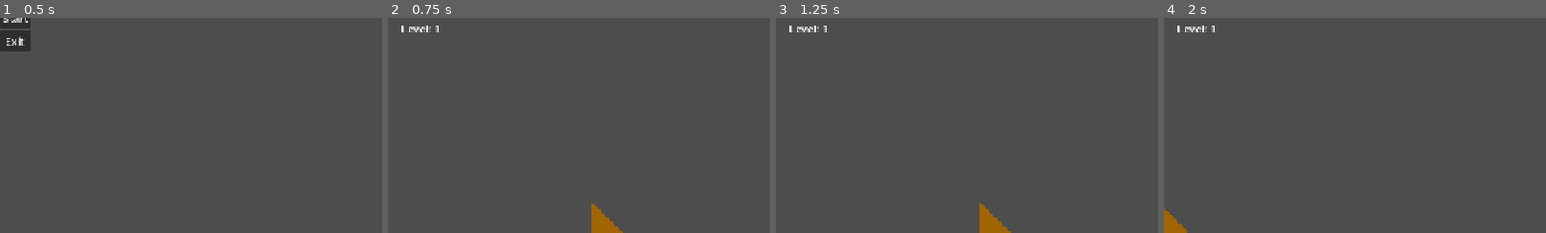
Above: before the commit, frames 1-4 (left to right).
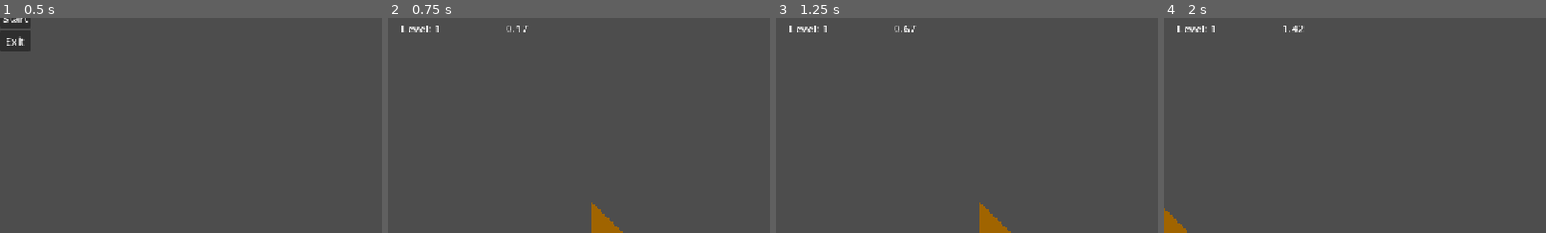
Above: after the commit, the same moments.

Repository: Mareruma/Bounce-Back
Game: Godot game, scene res://Scenes/game.tscn
The game is run twice, just before and just after one commit, with the same random seed, the same clock (stepped at 60 frames per second) and the same inputs.
Inputs:
- Up to frame 1 (0.5 s): no input
- Up to frame 2 (0.75 s): click "Start" at 0.5 s
- Up to frame 3 (1.25 s): no input
- Up to frame 4 (2 s): tap Enter (ui_accept) at 1.25, 1.52 s; hold Right (ui_right) from 1.28 s (still down); tap F (kick) at 1.35 s
The pictures show only the part of the screen within x 0-50%, y 2-52%; the shares and areas given below are measured in that part.

Frame 1 is identical in both runs. In frame 2, less than 0.1% of the frame differs, in the area x 31-37%, y 3-7%; in frame 3, less than 0.1%; in frame 4, less than 0.1%.

Commit message:
added timer

Diff:
--- a/Scenes/ui.tscn
+++ b/Scenes/ui.tscn
@@ -24,7 +24,12 @@
 
 [node name="HBoxContainer" type="HBoxContainer" parent="Control/MarginContainer" unique_id=37893998]
 layout_mode = 2
+theme_override_constants/separation = 100
+alignment = 1
 
 [node name="Score" type="Label" parent="Control/MarginContainer/HBoxContainer" unique_id=399724611]
 layout_mode = 2
 text = "Level: 1"
+
+[node name="Time" type="Label" parent="Control/MarginContainer/HBoxContainer" unique_id=323700062]
+layout_mode = 2
--- a/Scripts/ui.gd
+++ b/Scripts/ui.gd
@@ -1,5 +1,12 @@
 extends CanvasLayer
 @onready var score_label = $Control/MarginContainer/HBoxContainer/Score
+@onready var time_label = $Control/MarginContainer/HBoxContainer/Time
+
+var time: float = 0.0
+
+func _process(delta: float) -> void:
+	time += delta
+	time_label.text = "%.2f" % time
 
 func update_score(new_score: int):
 	score_label.text = "Level: " + str(new_score)
